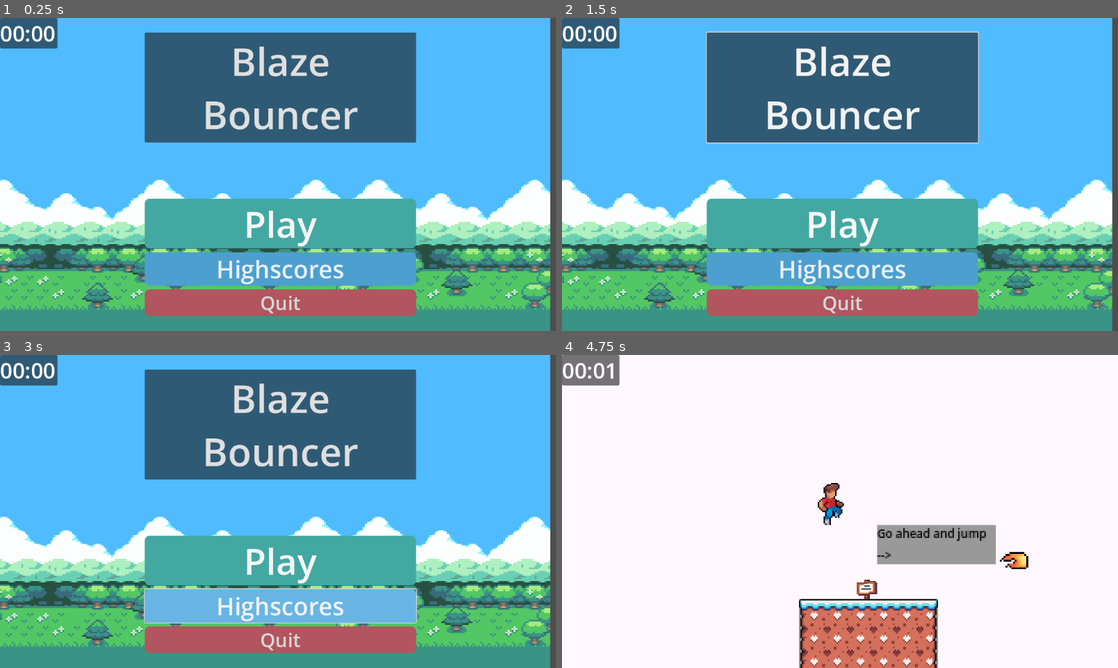
Above: before the commit, frames 1-4 (two rows, left to right).
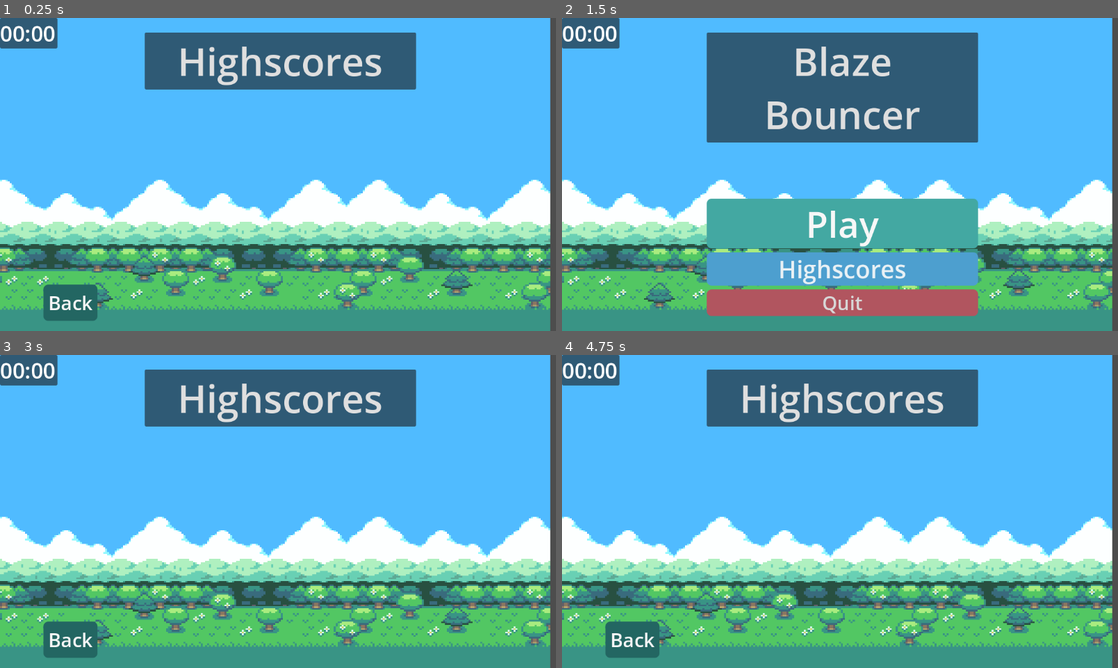
Above: after the commit, the same moments.

Repository: levi-wj/CSE310-group
Game: Godot game, scene res://highscore_scene.tscn
The game is run twice, just before and just after one commit, with the same random seed, the same clock (stepped at 60 frames per second) and the same inputs. Before the commit the project starts from res://main_menu.tscn.
Inputs (mouse positions are in pixels of both pictures, inside the frame that each line leads up to):
- Up to frame 1 (0.25 s): no input
- Up to frame 2 (1.5 s): click "Blaze Bouncer" (after the commit: "Highscores") at 0.5 s; click (634, 302) at 1.25 s, where only the run after the commit has a clickable "Back"
- Up to frame 3 (3 s): click "Blaze Bouncer" at 2 s; click "Highscores" at 2.75 s
- Up to frame 4 (4.75 s): click (840, 561) at 3.5 s, where only the run before the commit has a clickable "Play"; tap Space at 4.25 s; hold Right (bullet_right) from 4.28 s (still down); tap Enter (ui_accept) at 4.52 s

The runs differ from the first frame. In frame 1, 28% of the frame differs, in the area x 7-75%, y 9-97%; in frame 2, 0.6%; in frame 3, 28%; in frame 4, 94%, in the area x 0-100%, y 0-100%.
Error after the commit: Invalid access to property or key 'documents' on a base object of type 'Nil'. (res://Node.gd:26)

Commit message:
Highscore scene

Diff:
--- a/Node.gd
+++ b/Node.gd
@@ -1,15 +1,14 @@
 extends Node
 
+@onready var ui_row = preload("res://highscore_row.tscn")
 
 var data_raw = {
 	"collection":"high_score_data",
 	"database":"high_score",
 	"dataSource":"Cluster0",
-	"sort": {"score":-1},
+	"sort": {"score":1},
 	"limit": 10
 }
-
-
 
 
 # Called when the node enters the scene tree for the first time.
@@ -18,9 +17,13 @@
 	var json = JSON.stringify(data_raw)
 	var headers = ["Content-Type: application/json","Access-Control-Request-Headers: *","api-key: VOII2w3SVRVHq8vQ3m9L6he86He45zXRA8efsRYDyWMXhADSNYaNJdH1DRp0hUKs"]
 	var data_request = $HTTPRequest.request("https://us-west-2.aws.data.mongodb-api.com/app/data-hicfs/endpoint/data/v1/action/find", headers, HTTPClient.METHOD_POST,json)
-	print(data_request)
 
 
 func _on_request_completed(result, response_code, headers, body):
 	var json = JSON.parse_string(body.get_string_from_utf8())
-	print(json)
+	var container = $"../MarginContainer/Highscore/VBoxContainer2";
+
+	for score in json.documents:
+		var instance = ui_row.instantiate()
+		instance.get_node("Panel").get_node("Label").text = str(score.score);
+		container.add_child(instance)
--- /dev/null
+++ b/back.gd
@@ -0,0 +1,15 @@
+extends Button
+
+
+# Called when the node enters the scene tree for the first time.
+func _ready():
+	pass # Replace with function body.
+
+
+# Called every frame. 'delta' is the elapsed time since the previous frame.
+func _process(delta):
+	pass
+
+
+func _on_pressed():
+	get_tree().change_scene_to_file("res://main_menu.tscn")
--- /dev/null
+++ b/highscore_row.tscn
@@ -0,0 +1,30 @@
+[gd_scene load_steps=2 format=3 uid="uid://cvkaiuyu6aump"]
+
+[ext_resource type="Texture2D" uid="uid://cu8wl6txg1ogg" path="res://sprites/character/fireball.png" id="1_14oyb"]
+
+[node name="highscore_row" type="Control"]
+layout_mode = 3
+anchors_preset = 15
+anchor_right = 1.0
+anchor_bottom = 1.0
+grow_horizontal = 2
+grow_vertical = 2
+
+[node name="Panel" type="Panel" parent="."]
+layout_mode = 0
+offset_right = 560.0
+offset_bottom = 40.0
+
+[node name="Label" type="Label" parent="Panel"]
+layout_mode = 0
+offset_left = 43.0
+offset_right = 508.0
+offset_bottom = 42.0
+theme_override_font_sizes/font_size = 22
+text = "Hello! "
+vertical_alignment = 1
+
+[node name="Sprite2D" type="Sprite2D" parent="Panel"]
+position = Vector2(27, 19)
+scale = Vector2(1.76, 1.76)
+texture = ExtResource("1_14oyb")
--- /dev/null
+++ b/highscore_scene.tscn
@@ -0,0 +1,85 @@
+[gd_scene load_steps=7 format=3 uid="uid://dplux0l5rlc41"]
+
+[ext_resource type="Script" path="res://main_menu.gd" id="1_0fiis"]
+[ext_resource type="Texture2D" uid="uid://v28nsinh2uux" path="res://sprites/bg/SpringBG.png" id="2_rjsby"]
+[ext_resource type="Script" path="res://back.gd" id="3_ra6x6"]
+[ext_resource type="PackedScene" uid="uid://b162eign6asjl" path="res://get_top_10.tscn" id="3_ulwpf"]
+
+[sub_resource type="StyleBoxFlat" id="StyleBoxFlat_370aa"]
+bg_color = Color(0.137255, 0.4, 0.384314, 1)
+corner_radius_top_left = 10
+corner_radius_top_right = 10
+corner_radius_bottom_right = 10
+corner_radius_bottom_left = 10
+expand_margin_left = 10.0
+expand_margin_top = 10.0
+expand_margin_right = 10.0
+expand_margin_bottom = 10.0
+
+[sub_resource type="StyleBoxFlat" id="StyleBoxFlat_fnfk6"]
+bg_color = Color(0.329412, 0.764706, 0.737255, 1)
+corner_radius_top_left = 10
+corner_radius_top_right = 10
+corner_radius_bottom_right = 10
+corner_radius_bottom_left = 10
+expand_margin_left = 10.0
+expand_margin_top = 10.0
+expand_margin_right = 10.0
+expand_margin_bottom = 10.0
+
+[node name="Control" type="Control"]
+layout_mode = 3
+anchors_preset = 0
+offset_right = 40.0
+offset_bottom = 40.0
+script = ExtResource("1_0fiis")
+
+[node name="GetTop10" parent="." instance=ExtResource("3_ulwpf")]
+
+[node name="MarginContainer" type="MarginContainer" parent="."]
+layout_mode = 0
+offset_right = 1162.0
+offset_bottom = 647.0
+theme_override_constants/margin_left = 100
+theme_override_constants/margin_top = 30
+theme_override_constants/margin_right = 100
+theme_override_constants/margin_bottom = 30
+
+[node name="Sprite2D" type="Sprite2D" parent="MarginContainer"]
+position = Vector2(558, 300)
+scale = Vector2(4.04514, 3.49519)
+texture = ExtResource("2_rjsby")
+
+[node name="Highscore" type="MarginContainer" parent="MarginContainer"]
+layout_mode = 2
+theme_override_constants/margin_left = 200
+theme_override_constants/margin_right = 200
+
+[node name="VBoxContainer2" type="VBoxContainer" parent="MarginContainer/Highscore"]
+layout_mode = 2
+theme_override_constants/separation = 45
+
+[node name="title" type="Button" parent="MarginContainer/Highscore/VBoxContainer2"]
+layout_mode = 2
+theme_override_font_sizes/font_size = 80
+text = "Highscores"
+
+[node name="VBoxContainer" type="VBoxContainer" parent="MarginContainer"]
+layout_mode = 2
+size_flags_vertical = 8
+theme_override_constants/separation = 8
+alignment = 2
+
+[node name="HBoxContainer" type="HBoxContainer" parent="MarginContainer/VBoxContainer"]
+layout_mode = 2
+
+[node name="back2" type="Button" parent="MarginContainer/VBoxContainer/HBoxContainer"]
+layout_mode = 2
+theme_override_colors/font_color = Color(0.968627, 0.968627, 0.968627, 1)
+theme_override_font_sizes/font_size = 40
+theme_override_styles/normal = SubResource("StyleBoxFlat_370aa")
+theme_override_styles/hover = SubResource("StyleBoxFlat_fnfk6")
+text = "Back"
+script = ExtResource("3_ra6x6")
+
+[connection signal="pressed" from="MarginContainer/VBoxContainer/HBoxContainer/back2" to="MarginContainer/VBoxContainer/HBoxContainer/back2" method="_on_pressed"]
--- a/main_menu.gd
+++ b/main_menu.gd
@@ -12,15 +12,12 @@
 
 
 func _on_start_pressed():
-
 	GlobalTimer.start_timer()
-
-
 	get_tree().change_scene_to_file("res://Levels/Winter_1.tscn")
 
 
 func _on_hiscores_pressed():
-	pass # Replace with function body.
+	get_tree().change_scene_to_file("res://highscore_scene.tscn")
 
 func _on_quit_pressed():
 	get_tree().quit()
--- a/project.godot
+++ b/project.godot
@@ -11,7 +11,7 @@
 [application]
 
 config/name="Team Project"
-run/main_scene="res://main_menu.tscn"
+run/main_scene="res://highscore_scene.tscn"
 config/features=PackedStringArray("4.1", "Forward Plus")
 config/icon="res://icon.svg"
 
Not shown, added: export_presets.cfg
Not shown: 1 places in main_menu.tscn that only renumber resources
